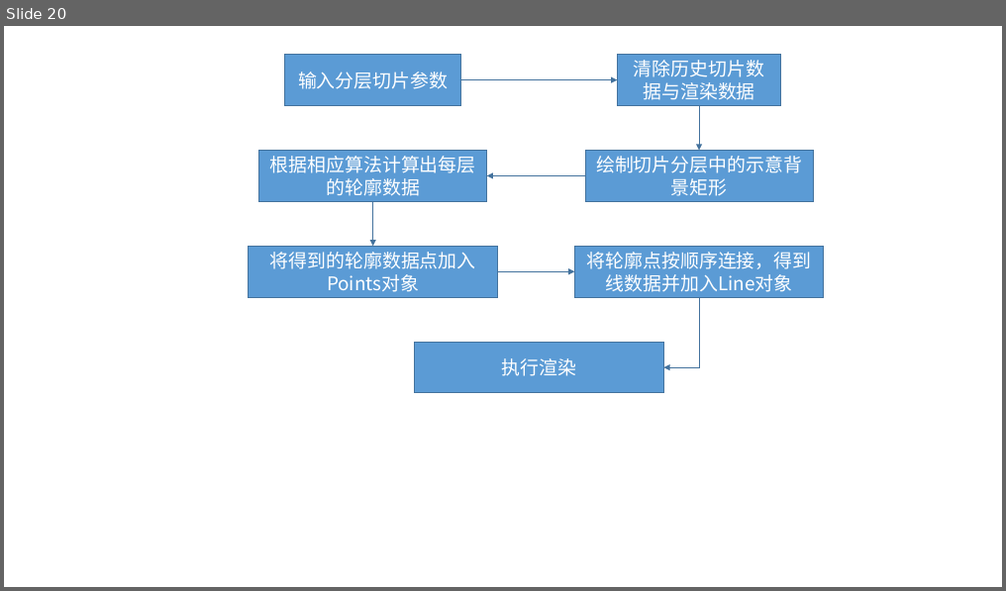
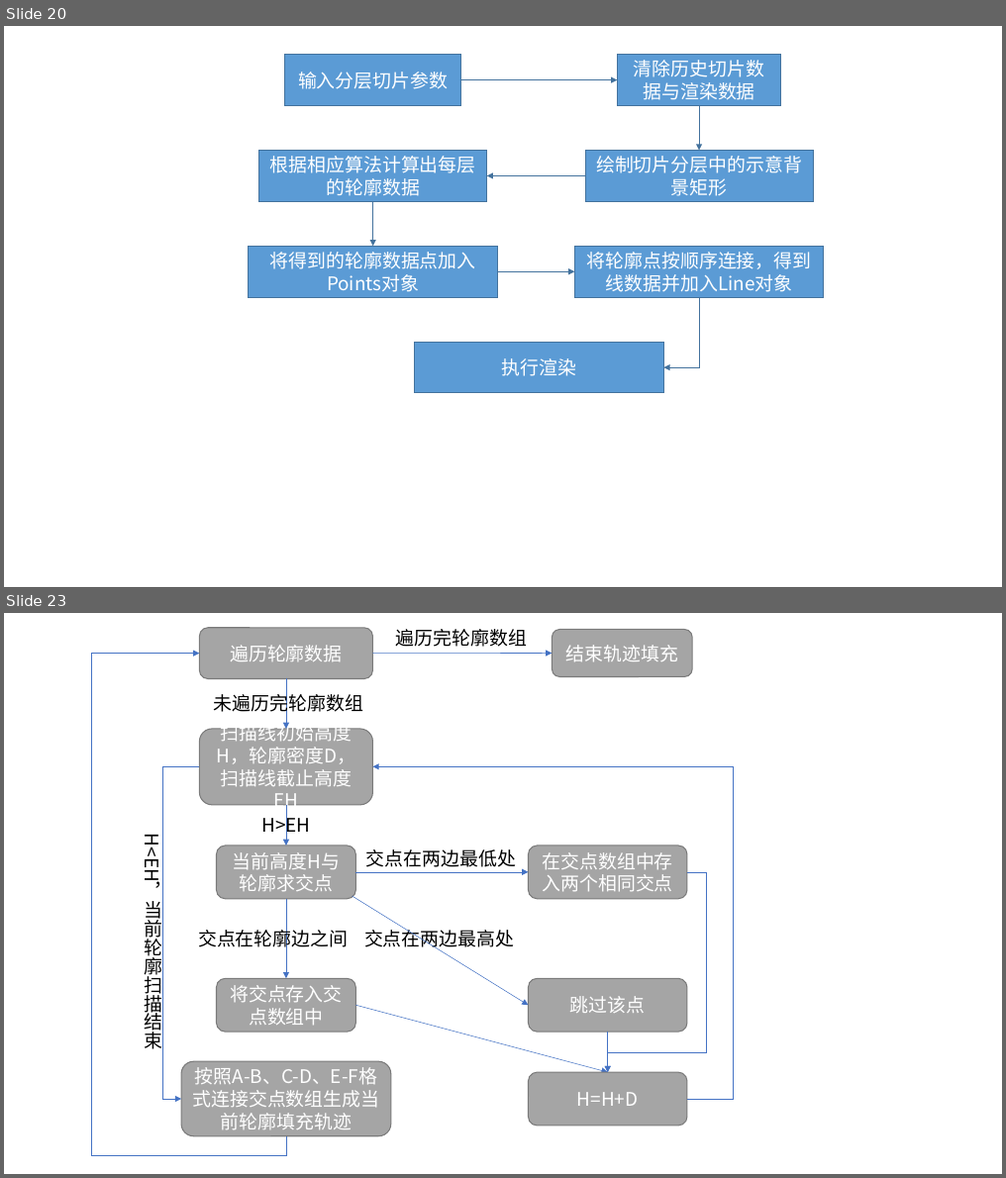
Before and after one commit to WutBottle/2021dissertation, a slide deck: 论文涉及图片.pptx. Shown one above the other, each under a label of ours: slide 20 before the commit, slides 20 and 23 after it; the slides between them are not shown. The pictures are 1006x591 and 1006x1178 pixels, drawn with LibreOffice and Linux fonts; fonts in the diff are those of the drawing. Boxes give left, top, right and bottom in pixels: in the first picture for what was removed or moved away, otherwise in the second. Text is boxed around its words. In the diff, an @@ line names an element or a change of style, - is before the commit and + after.

Commit message:
第三章轨迹填充模块

```diff
--- a/论文涉及图片.pptx
+++ b/论文涉及图片.pptx
@@ slide 23 added at (4,613,1002,1174), background #FFFFFF @@
@@ rounded rectangle added at (199,628,373,679), fill #A5A5A5, outline #7A7A7A 1 pt, 18 pt, text #FFFFFF @@
+遍历轮廓数据
@@ text added at (396,629,527,647), 18 pt, text #000000 @@
+遍历完轮廓数组
@@ rounded rectangle added at (552,630,693,677), fill #A5A5A5, outline #7A7A7A 1 pt, 18 pt, text #FFFFFF @@
+结束轨迹填充
@@ elbow arrow added from (286, 1137) to (199, 654), #4472C4 0.5 pt @@
@@ arrow added from (373, 654) to (552, 654), #4472C4 0.5 pt @@
@@ text added at (214,691,363,716), 18 pt, text #000000 @@
+未遍历完轮廓数组
@@ arrow added from (286, 679) to (286, 729), #4472C4 0.5 pt @@
@@ rounded rectangle added at (199,729,373,805), fill #A5A5A5, outline #7A7A7A 1 pt, 18 pt, text #FFFFFF @@
+扫描线初始高度H，轮廓密度D，扫描线截止高度EH
@@ elbow arrow added from (199, 767) to (181, 1099), #4472C4 0.5 pt @@
@@ elbow arrow added from (687, 1099) to (373, 767), #4472C4 0.5 pt @@
@@ text added at (261,813,310,838), 18 pt, text #000000 @@
+H>EH
@@ arrow added from (286, 805) to (286, 846), #4472C4 0.5 pt @@
@@ text added at (140,838,166,1054), 18 pt, text #000000 @@
+H<EH，当前轮廓扫描结束
@@ rounded rectangle added at (217,846,355,899), fill #A5A5A5, outline #7A7A7A 1 pt, 18 pt, text #FFFFFF @@
+当前高度H与轮廓求交点
@@ text added at (366,850,516,867), 18 pt, text #000000 @@
+交点在两边最低处
@@ rounded rectangle added at (528,846,687,899), fill #A5A5A5, outline #7A7A7A 1 pt, 18 pt, text #FFFFFF @@
+在交点数组中存入两个相同交点
@@ arrow added from (355, 872) to (528, 872), #4472C4 0.5 pt @@
@@ elbow arrow added from (687, 872) to (608, 1072), #4472C4 0.5 pt @@
@@ arrow added from (286, 899) to (286, 979), #4472C4 0.5 pt @@
@@ arrow added from (352, 896) to (528, 1005), #4472C4 0.5 pt @@
@@ text added at (198,926,348,951), 18 pt, text #000000 @@
+交点在轮廓边之间
@@ text added at (364,926,514,951), 18 pt, text #000000 @@
+交点在两边最高处
@@ rounded rectangle added at (217,979,355,1032), fill #A5A5A5, outline #7A7A7A 1 pt, 18 pt, text #FFFFFF @@
+将交点存入交点数组中
@@ rounded rectangle added at (528,979,687,1032), fill #A5A5A5, outline #7A7A7A 1 pt, 18 pt, text #FFFFFF @@
+跳过该点
@@ arrow added from (355, 1005) to (608, 1072), #4472C4 0.5 pt @@
@@ arrow added from (608, 1032) to (608, 1072), #4472C4 0.5 pt @@
@@ rounded rectangle added at (181,1061,391,1137), fill #A5A5A5, outline #7A7A7A 1 pt, 18 pt, text #FFFFFF @@
+按照A-B、C-D、E-F格式连接交点数组生成当前轮廓填充轨迹
@@ rounded rectangle added at (528,1072,687,1126), fill #A5A5A5, outline #7A7A7A 1 pt, 18 pt, text #FFFFFF @@
+H=H+D
```
Also in this commit, not shown: 2 other slides added, 1 other file.
